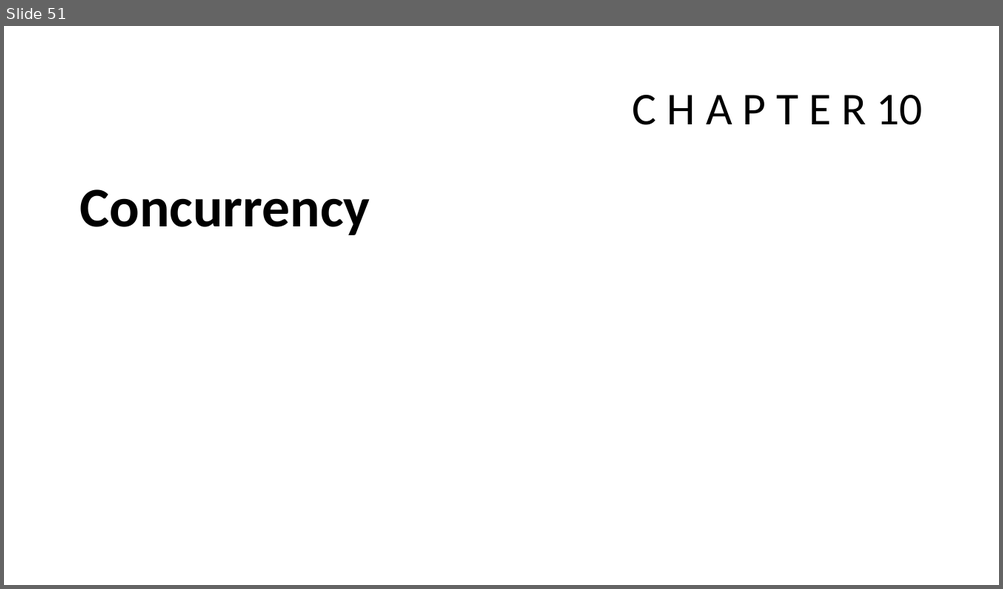
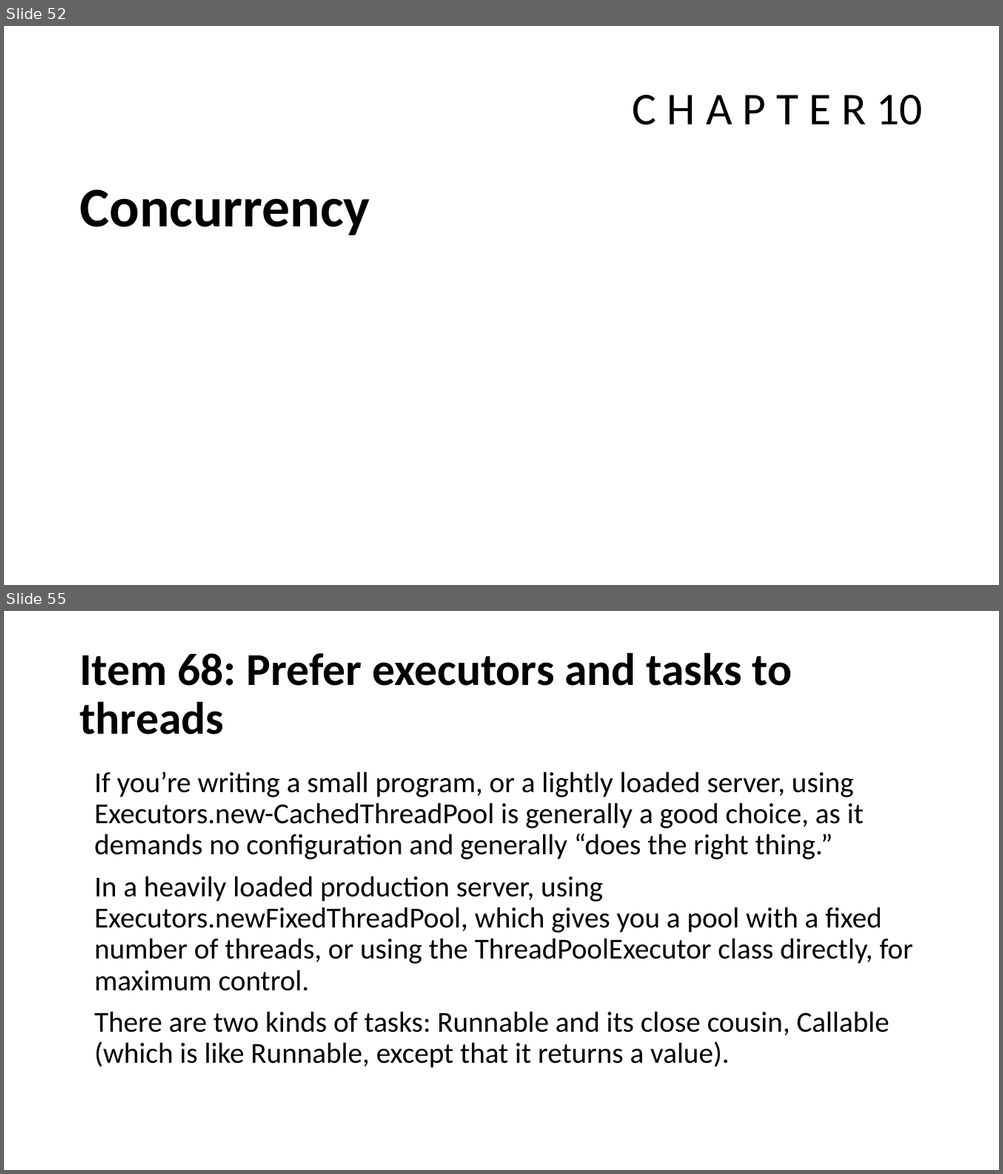
Before and after one commit to javamaster-llc/effective-java-examples-master, a slide deck: Study of Effective Java™.pptx. Shown one above the other, each under a label of ours: slide 51 before the commit, slides 52 and 55 after it; the slides between them are not shown. The pictures are 1003x589 and 1003x1174 pixels, drawn with LibreOffice and Linux fonts; fonts in the diff are those of the drawing. Boxes give left, top, right and bottom in pixels: in the first picture for what was removed or moved away, otherwise in the second. Text is boxed around its words. In the diff, an @@ line names an element or a change of style, - is before the commit and + after.

```diff
--- a/Study of Effective Java™.pptx
+++ b/Study of Effective Java™.pptx
@@ slide 55 added at <box>4,611,999,1170</box>, background #FFFFFF @@
@@ title added at <box>79,652,792,735</box>, 44 pt, text #000000, bold @@
+Item 68: Prefer executors and tasks to threads
@@ text added at <box>94,772,913,1068</box>, 28 pt, text #000000 @@
+If you’re writing a small program, or a lightly loaded server, using Executors.new-CachedThreadPool is generally a good choice, as it demands no configuration and generally “does the right thing.”
+In a heavily loaded production server, using Executors.newFixedThreadPool, which gives you a pool with a fixed number of threads, or using the ThreadPoolExecutor class directly, for maximum control.
+There are two kinds of tasks: Runnable and its close cousin, Callable (which is like Runnable, except that it returns a value).
@@ what was slide 51 is now slide 52 @@
```
Also in this commit, not shown: 2 slides changed, 19 other slides added.
